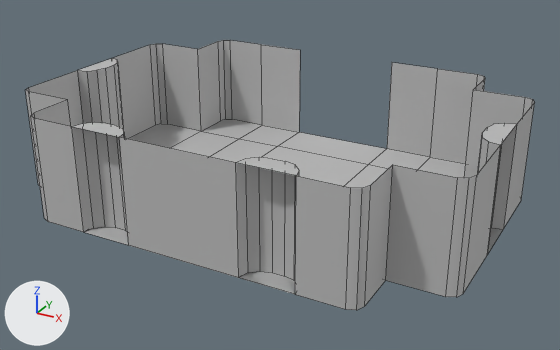
An edit to the FBX model TrialsForAGod/Assets/Models - Brian/boss_room_a.fbx, drawn before and after from the same camera.
Both versions are drawn from a camera (50 mm lens) standing at (17.2, -30.7, 16.3) and looking at (0.5, -0.4, 1.1). Every picture has the same lights, and +X, +Y and +Z are marked at lower left. Mesh edges are drawn as thin lines. Where no turn or scale is listed for an object, it has been applied to the vertices.

The scene before the commit, as lines of its bpy script (objects in view):
```python
me_mesh = bpy.data.meshes.new('Mesh')
me_mesh.from_pydata(...)  # 152 vertices, 96 faces; spans x -11.0..11.0, y -8.0..8.0, z 0.0..5.0
me_mesh.materials.append(mat_lambert1)  # grey #bcbcbc
ob_boss_room_a = bpy.data.objects.new('boss_room_a', me_mesh)
ob_boss_room_a.location = (0.0, 0.0, 0.0)
```
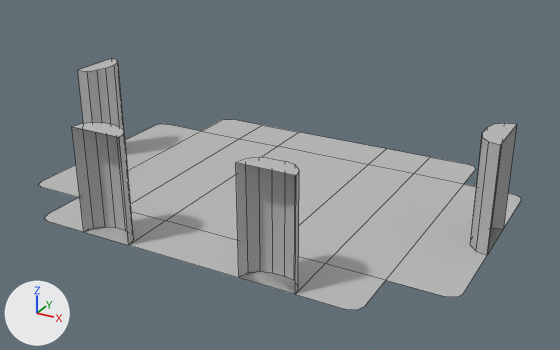
The newer file is also turned or shifted as a whole; pictures and numbers use the older file's frame.

Pixel boxes (x1, y1, x2, y2) of what changed, in the pictures (560 x 350 px):
'boss_room_a', reshaped (7% shorter)
    before: (26, 40, 534, 310)
    after: (39, 58, 521, 310)
part 1 of me_mesh, deleted
    before: (26, 40, 534, 310)

What changed in the scene script:
```text
Change me_mesh:
    used by ob_boss_room_a; location = (0.0, 0.0, 0.0)
    remove me_mesh.from_pydata(...)  # 152 vertices, 96 faces; spans x -11.0..11.0, y -8.0..8.0, z 0.0..5.0
    add me_mesh.from_pydata(...)  # 120 vertices, 61 faces; spans x -11.0..11.0, y -8.0..8.0, z 0.0..5.0
    me_mesh part 1
    32 vertices are removed from x -11.0..11.0, y -8.0..8.0, z 5.0
    35 faces are deleted
```
